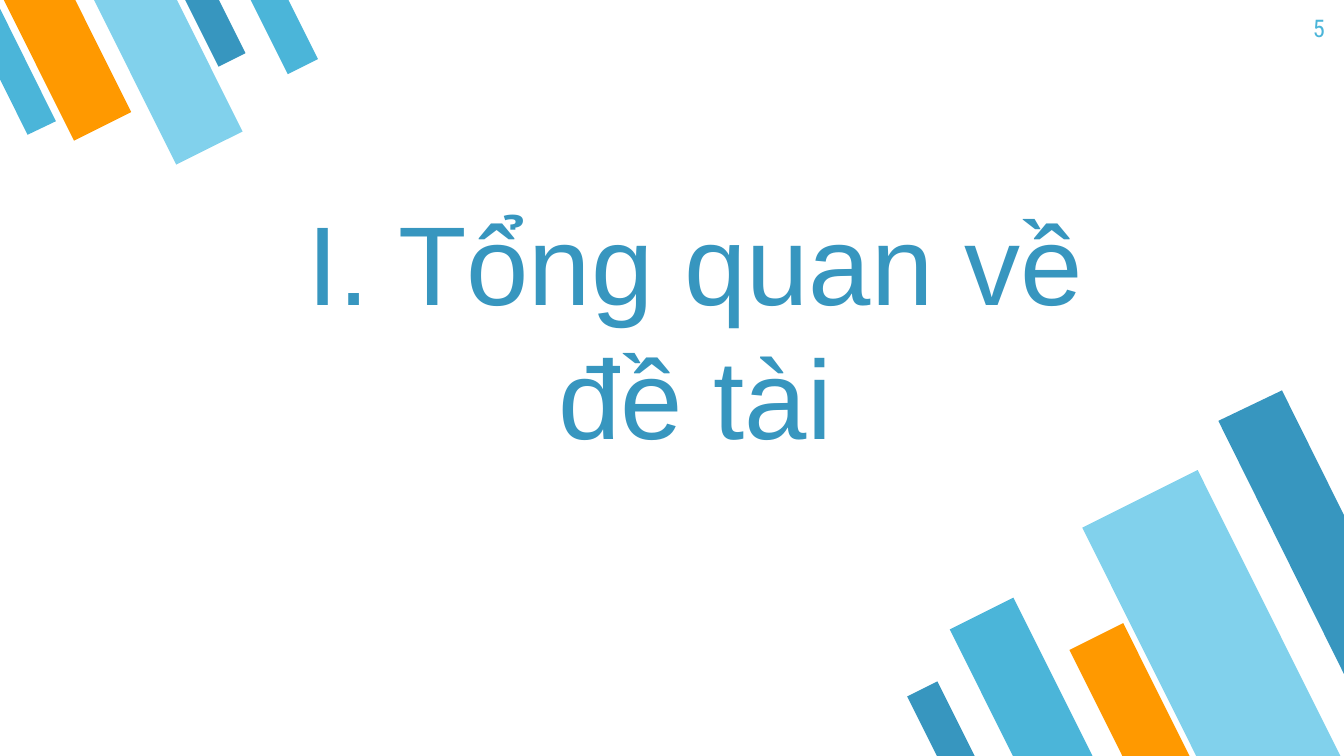
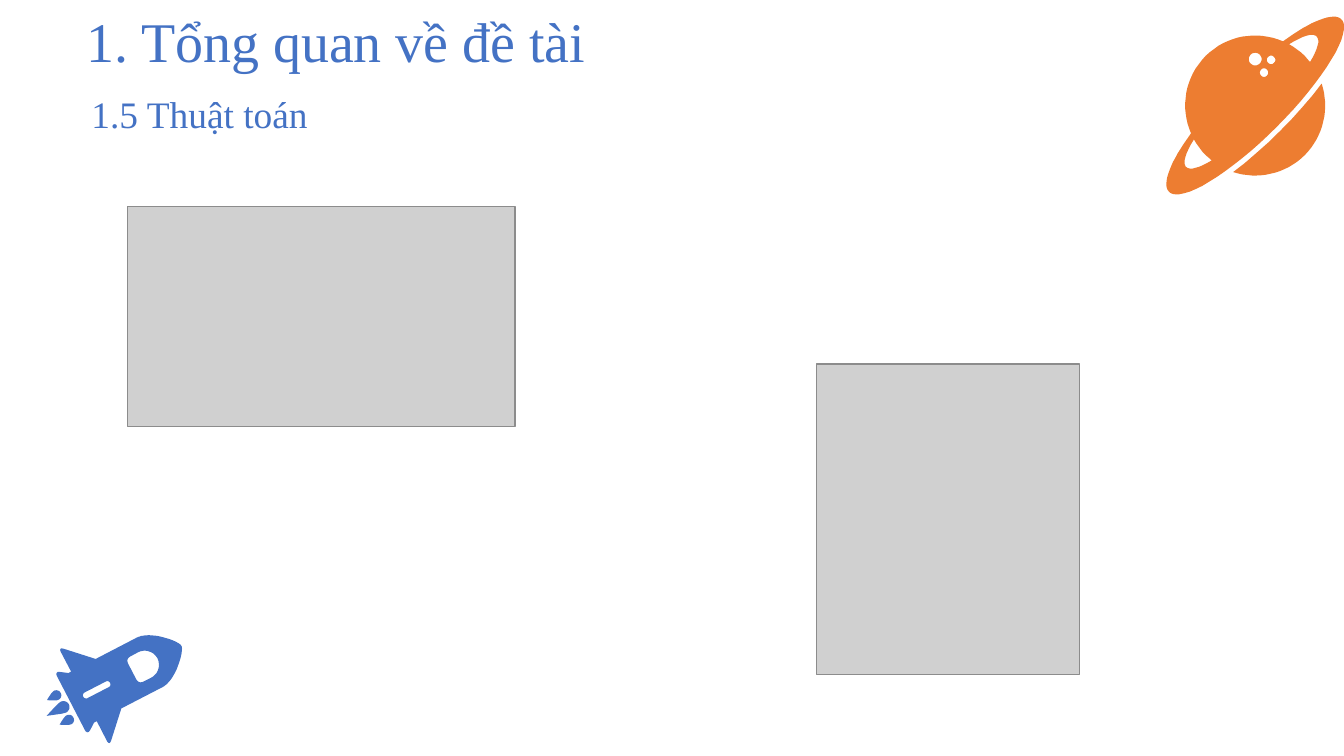
Before and after one commit to PTH-IT/DATN, a slide deck: slide 8 of Baocao/doan.pptx (slide 5 before the commit). Drawn at 1344x756 pixels with LibreOffice and Linux fonts; fonts in the diff are those of the drawing; grey boxes stand for pictures. Boxes give left, top, right and bottom in pixels: in the first picture for what was removed or moved away, otherwise in the second. Text is boxed around its words. In the diff, an @@ line names an element or a change of style, - is before the commit and + after.

```diff
--- a/Baocao/doan.pptx
+++ b/Baocao/doan.pptx
@@ group removed at (0, 0, 318, 164): 4 flow chart manual inputs, 1 freeform shape @@
@@ text at (86, 21, 585, 73): text changed; size 60 to 30 pt; font Arial to Times New Roman; text colour #3796BF to #4472C4 @@
-I. Tổng quan về đề tài
+1. Tổng quan về đề tài
@@ freeform shape added at (1167, 16, 1344, 194), fill #ED7D31 @@
@@ page number removed at (1313, 19, 1325, 37) @@
-5
@@ freeform shape added at (1234, 83, 1325, 175), fill #ED7D31 @@
@@ text added at (91, 102, 307, 134), 20 pt, text #4472C4 @@
+1.5 Thuật toán
@@ picture added at (128, 207, 515, 427) @@
@@ picture added at (817, 364, 1081, 675) @@
@@ group removed at (908, 390, 1344, 756): 4 flow chart manual inputs, 1 freeform shape @@
@@ group added at (37, 609, 184, 755): 4 freeform shapes @@
```
Also in this commit, not shown: 8 other slides changed, 8 slides added, 13 slides removed.
